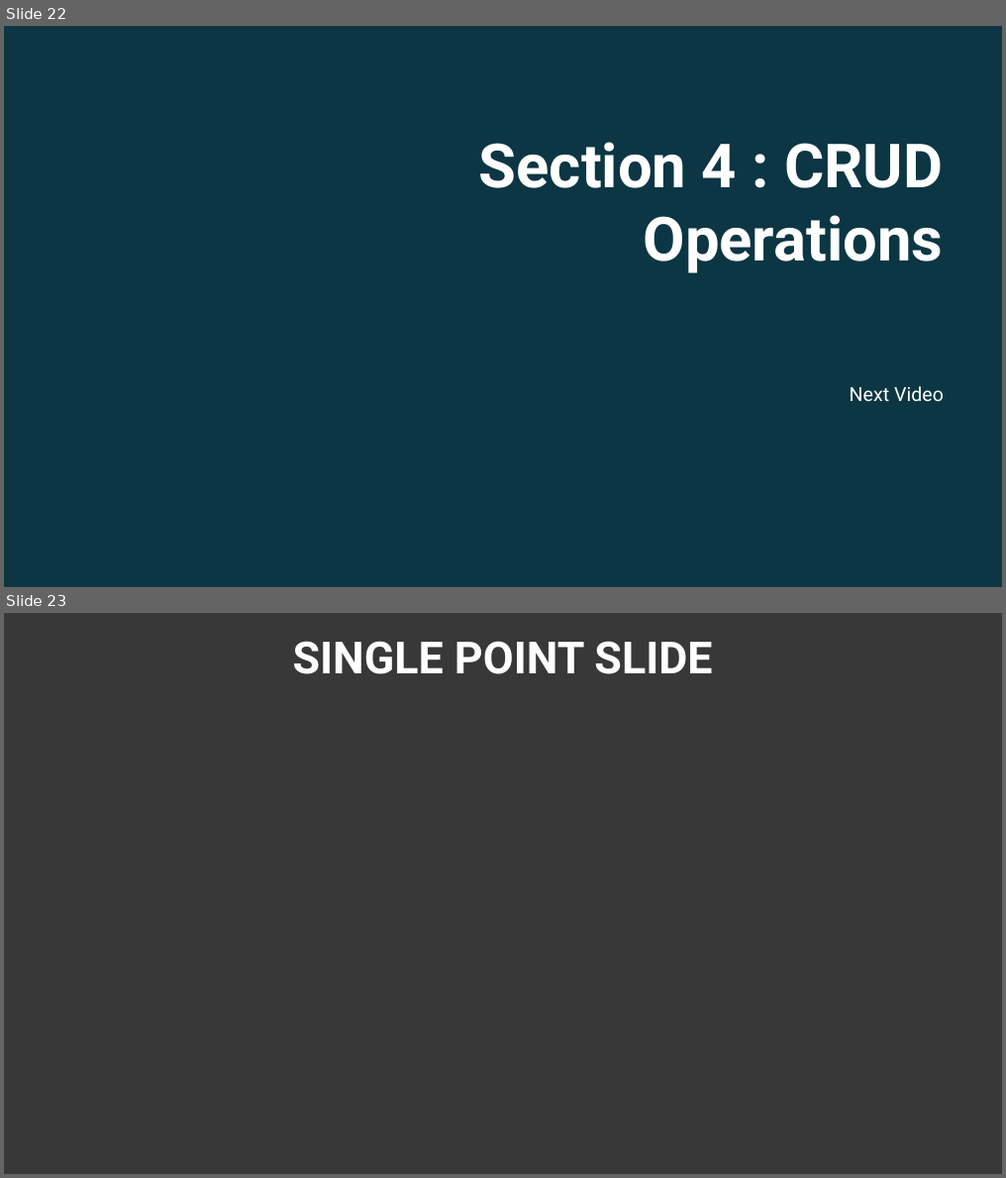
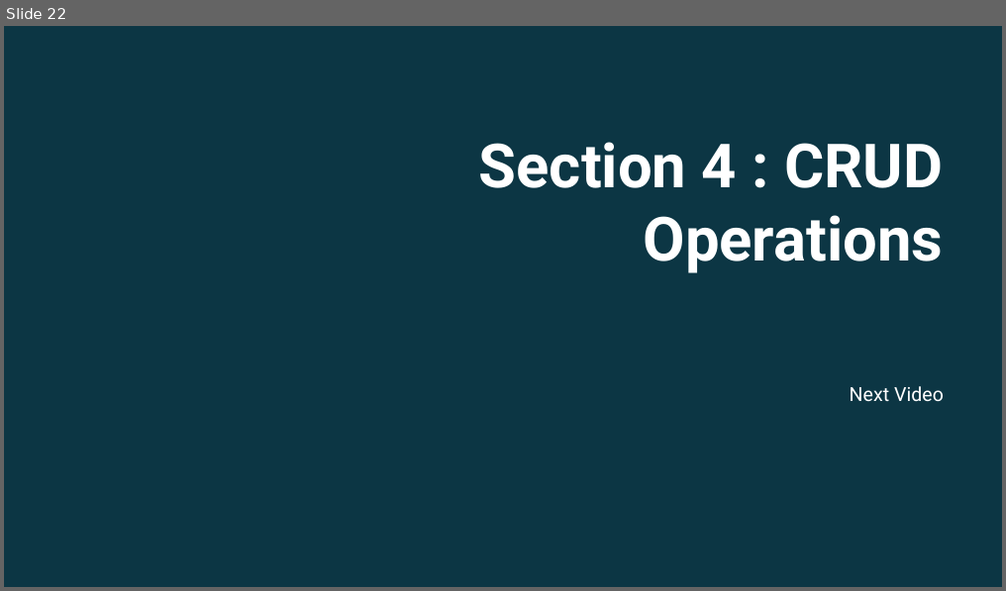
Before and after one commit to ec-council-learning/Entity-Fundamentals-Using-.NET-6, a slide deck: Sections/Section 3/Entity Fundamentals Using .NET 6_Section 3.pptx. Shown one above the other, each under a label of ours: slides 22 and 23 before the commit, slide 22 after it. The pictures are 1006x1178 and 1006x591 pixels, drawn with LibreOffice and Linux fonts; fonts in the diff are those of the drawing; background and template pictures are left out; a plain dark background stands for a picture behind light text. Boxes give left, top, right and bottom in pixels: in the first picture for what was removed or moved away, otherwise in the second. Text is boxed around its words. In the diff, an @@ line names an element or a change of style, - is before the commit and + after.

```diff
--- a/Sections/Section 3/Entity Fundamentals Using .NET 6_Section 3.pptx
+++ b/Sections/Section 3/Entity Fundamentals Using .NET 6_Section 3.pptx
@@ slide 23 removed at (4, 613, 1002, 1174), background picture (left out) @@
@@ rectangle removed at (4, 613, 1002, 1173) @@
@@ text removed at (293, 641, 712, 674) @@
-SINGLE POINT SLIDE
```
Also in this commit, not shown: 2 slides changed, 9 other slides removed, 24 other files.
